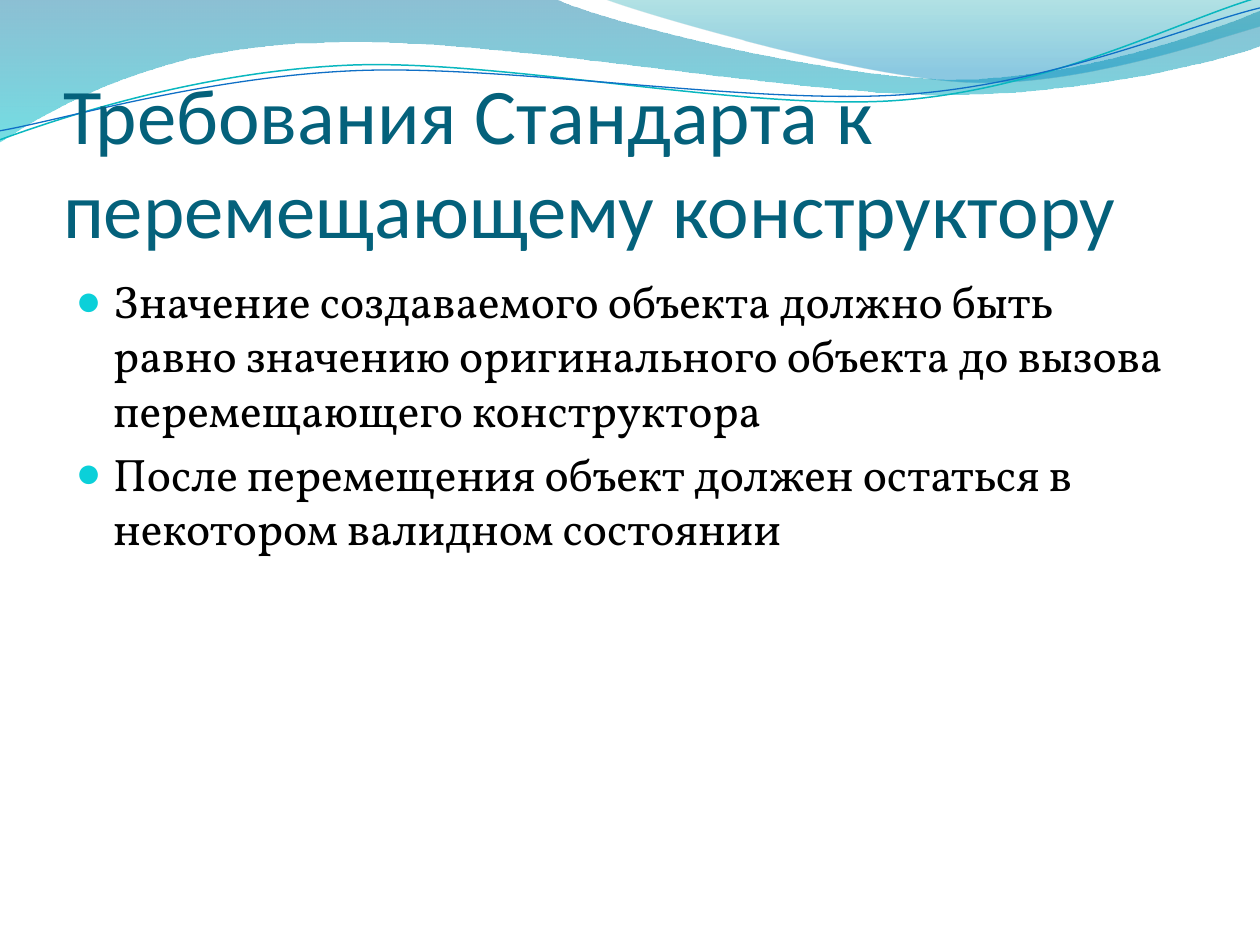
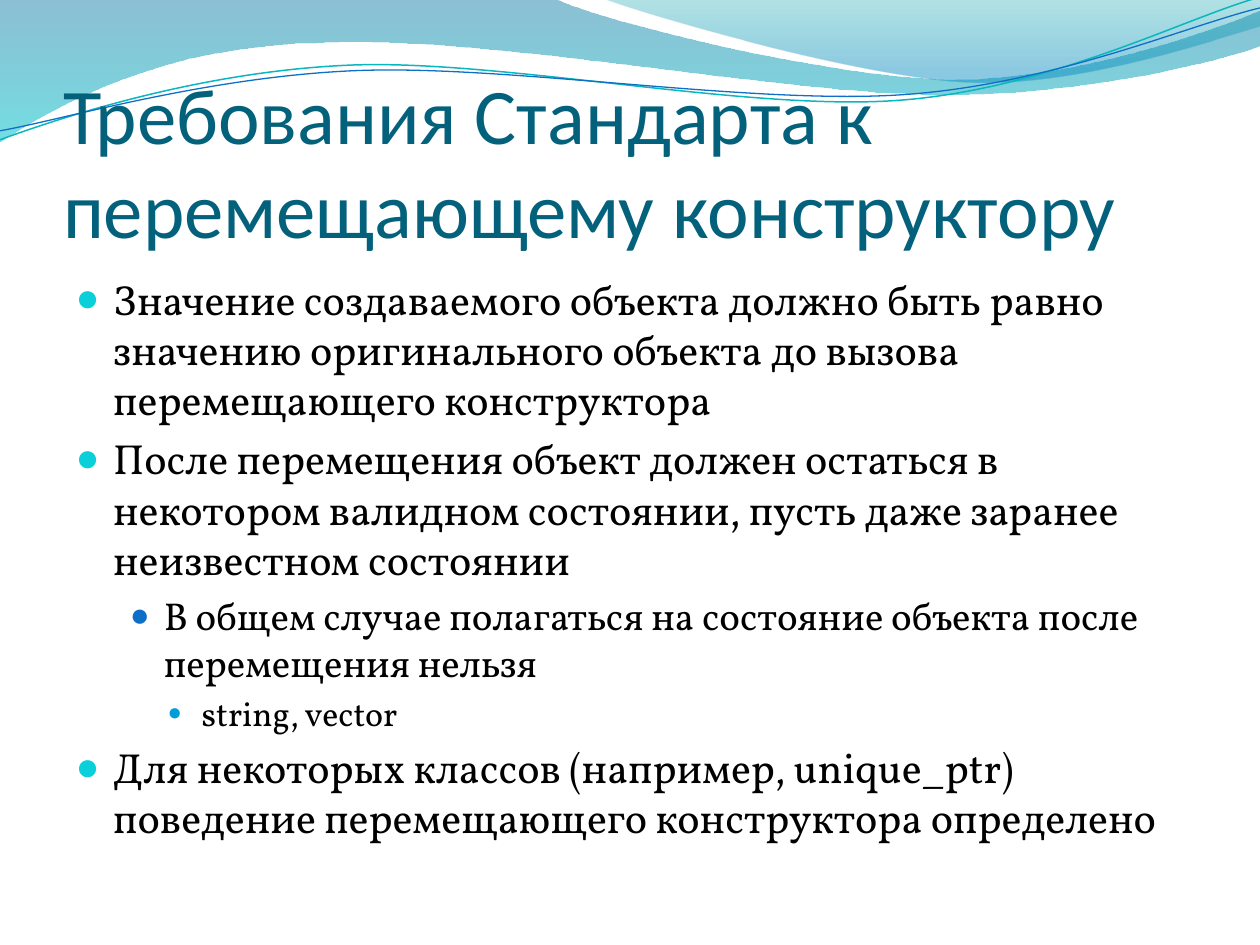
Before and after one commit to alexey-malov/oop, a slide deck: slide 91 of lectures/02/Основы ООП.pptx (slide 85 before the commit). Drawn at 1260x945 pixels with LibreOffice and Linux fonts; fonts in the diff are those of the drawing; background and template pictures are left out. Boxes give left, top, right and bottom in pixels: in the first picture for what was removed or moved away, otherwise in the second. Text is boxed around its words. In the diff, an @@ line names an element or a change of style, - is before the commit and + after.

```diff
--- a/lectures/02/Основы ООП.pptx
+++ b/lectures/02/Основы ООП.pptx
@@ text at (113,285,1104,426): size 26 to 24.1 pt in "Значение создаваемого объекта должно быть равно значению ..." @@
@@ text at (113,444,1156,844): text changed; size 26 to 24.1 pt @@
-● После перемещения объект должен остаться в некотором валидном состоянии
+● После перемещения объект должен остаться в некотором валидном состоянии, пусть даже заранее неизвестном состоянии
+  ● В общем случае полагаться на состояние объекта после перемещения нельзя
+    ● string, vector
+● Для некоторых классов (например, unique_ptr) поведение перемещающего конструктора определено
```
Also in this commit, not shown: 11 slides added, 1 other file.
